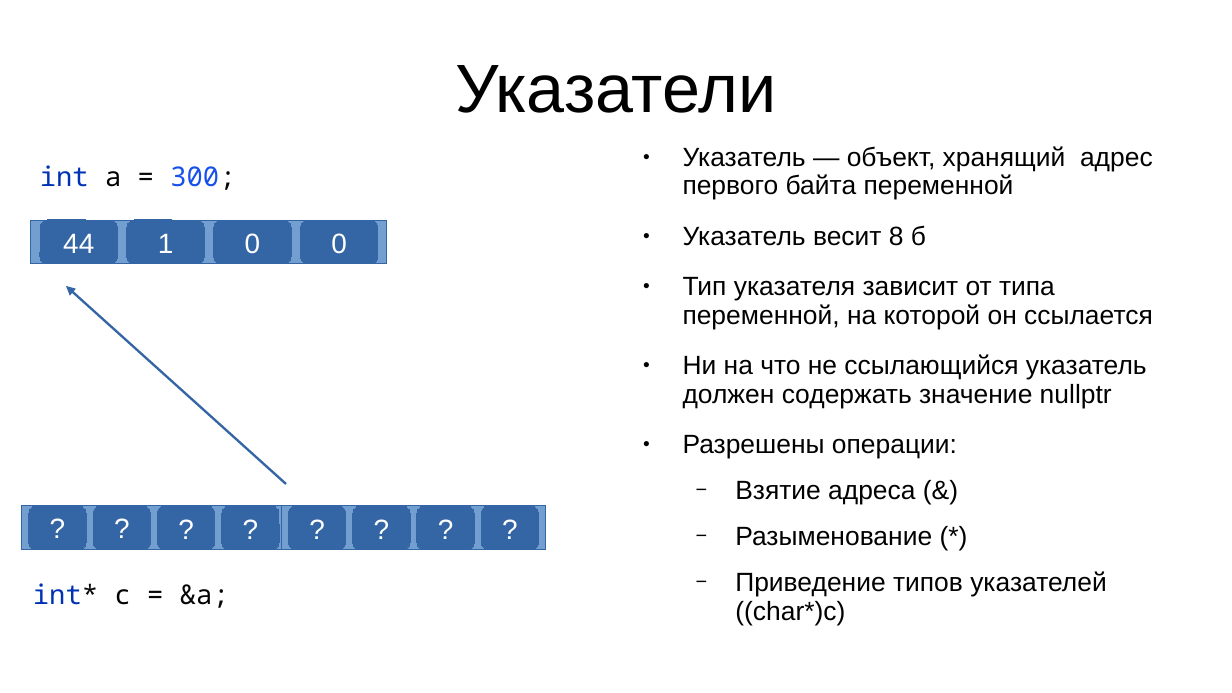
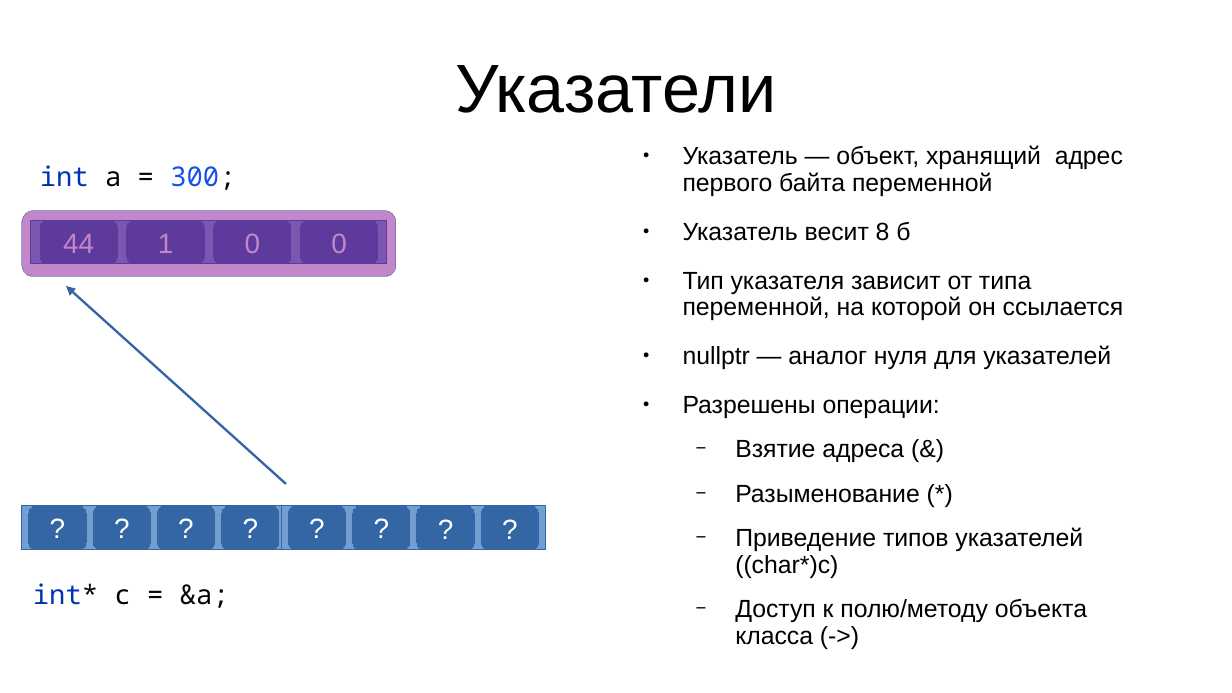
Before and after one commit to IvanStriker/Cpp_Coworking, a slide deck: slide 9 of 1-st meeting/Memory management in C++.pptx. Drawn at 1232x693 pixels with LibreOffice and Linux fonts; fonts in the diff are those of the drawing. Boxes give left, top, right and bottom in pixels: in the first picture for what was removed or moved away, otherwise in the second. Text is boxed around its words. In the diff, an @@ line names an element or a change of style, - is before the commit and + after.

```diff
--- a/1-st meeting/Memory management in C++.pptx
+++ b/1-st meeting/Memory management in C++.pptx
@@ text at [683, 145, 1124, 578]: size 17 to 16 pt in "Указатель — объект, хранящий адрес первого байта ...", "Указатель весит 8 б", "Тип указателя зависит от типа переменной, на ...", "Разрешены операции:" and 3 more places @@
@@ rounded rectangle added at [22, 211, 397, 277], fill #871094 at 50% opacity, outline #3465A4 0 pt @@
@@ text at [683, 345, 1111, 369]: text changed; size 17 to 16 pt @@
-● Ни на что не ссылающийся указатель должен содержать значение nullptr
+● nullptr — аналог нуля для указателей
@@ text at [735, 599, 1087, 645]: paragraph added @@
+  − Доступ к полю/методу объекта класса (->)
```
Also in this commit, not shown: 7 other slides changed, 1 slide added, 1 slide removed, 14 other files.
